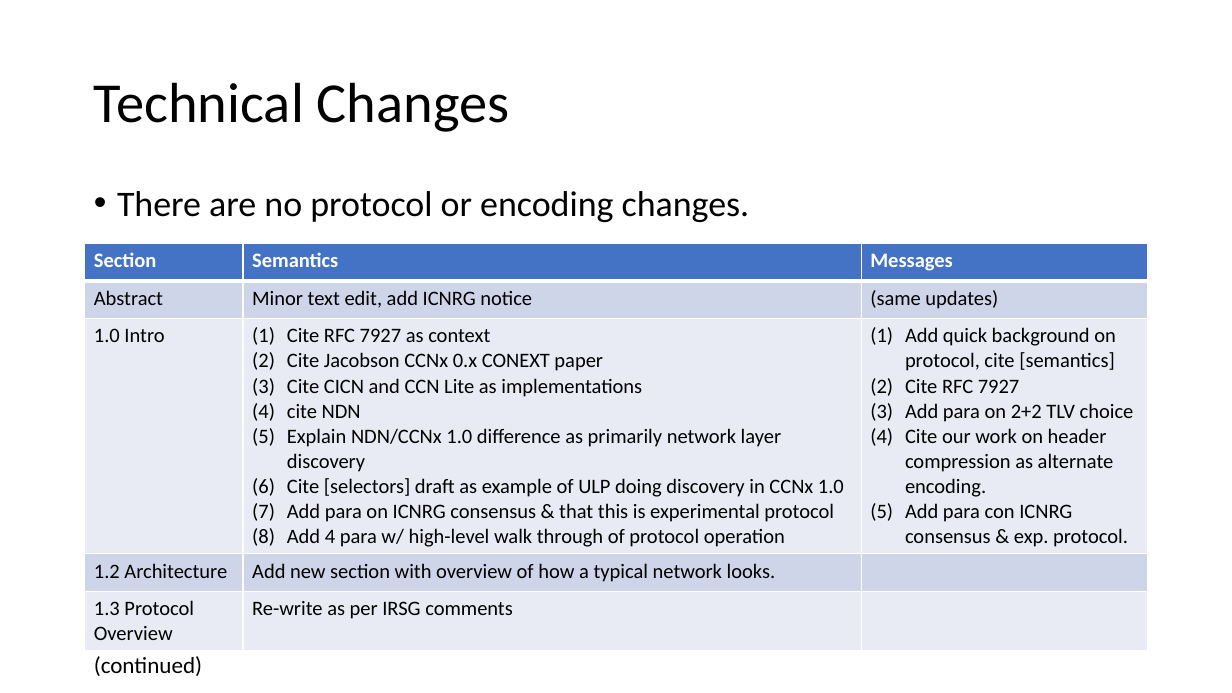
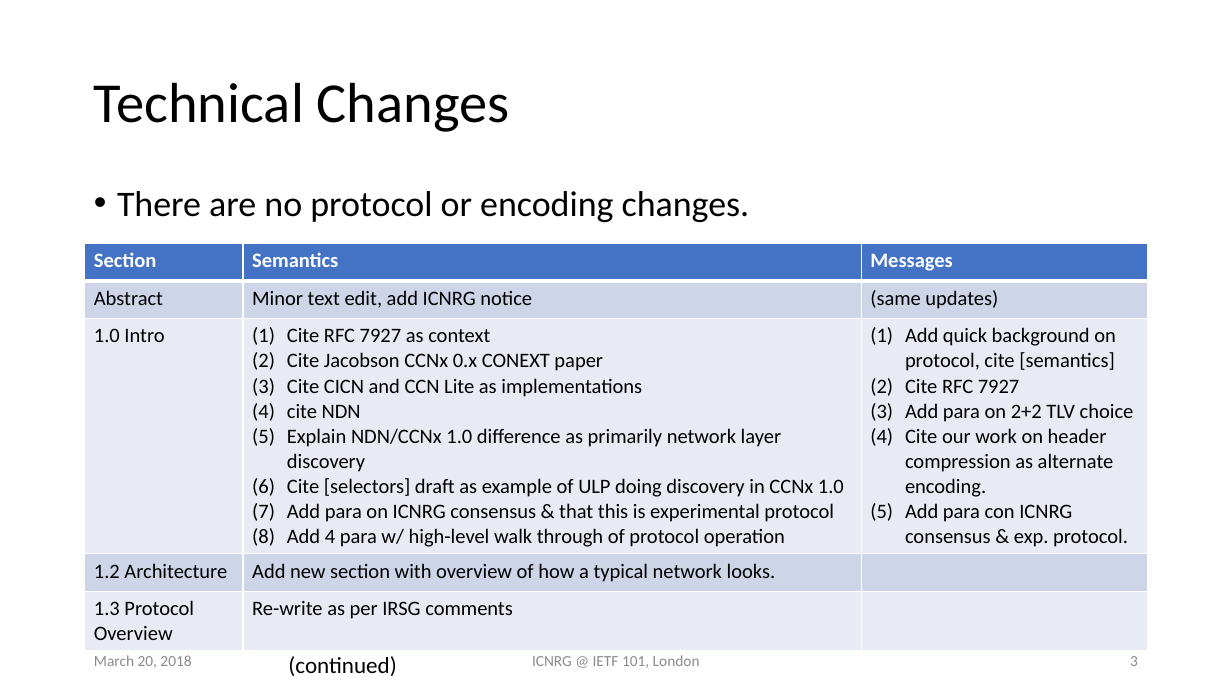
Before and after one commit to PARC/ccnx-protocol-rfc, a slide deck: slide 3 of collateral/ietf_101-updates.pptx. Drawn at 1232x693 pixels with LibreOffice and Linux fonts; fonts in the diff are those of the drawing. Boxes give left, top, right and bottom in pixels: in the first picture for what was removed or moved away, otherwise in the second. Text is boxed around its words. In the diff, an @@ line names an element or a change of style, - is before the commit and + after.

```diff
--- a/collateral/ietf_101-updates.pptx
+++ b/collateral/ietf_101-updates.pptx
@@ text added at bbox=[94, 655, 191, 668], 12 pt, text #8C8C8C @@
+March 20, 2018
@@ text "(continued)": place and size @@
-text "(continued)" at bbox=[94, 656, 202, 676]
+text "(continued)" at bbox=[288, 656, 396, 676]
@@ text added at bbox=[532, 655, 700, 668], 12 pt, text #8C8C8C @@
+ICNRG @ IETF 101, London
@@ page number added at bbox=[1130, 656, 1138, 666], 12 pt, text #8C8C8C @@
+3
```
Also in this commit, not shown: 4 other slides changed.
